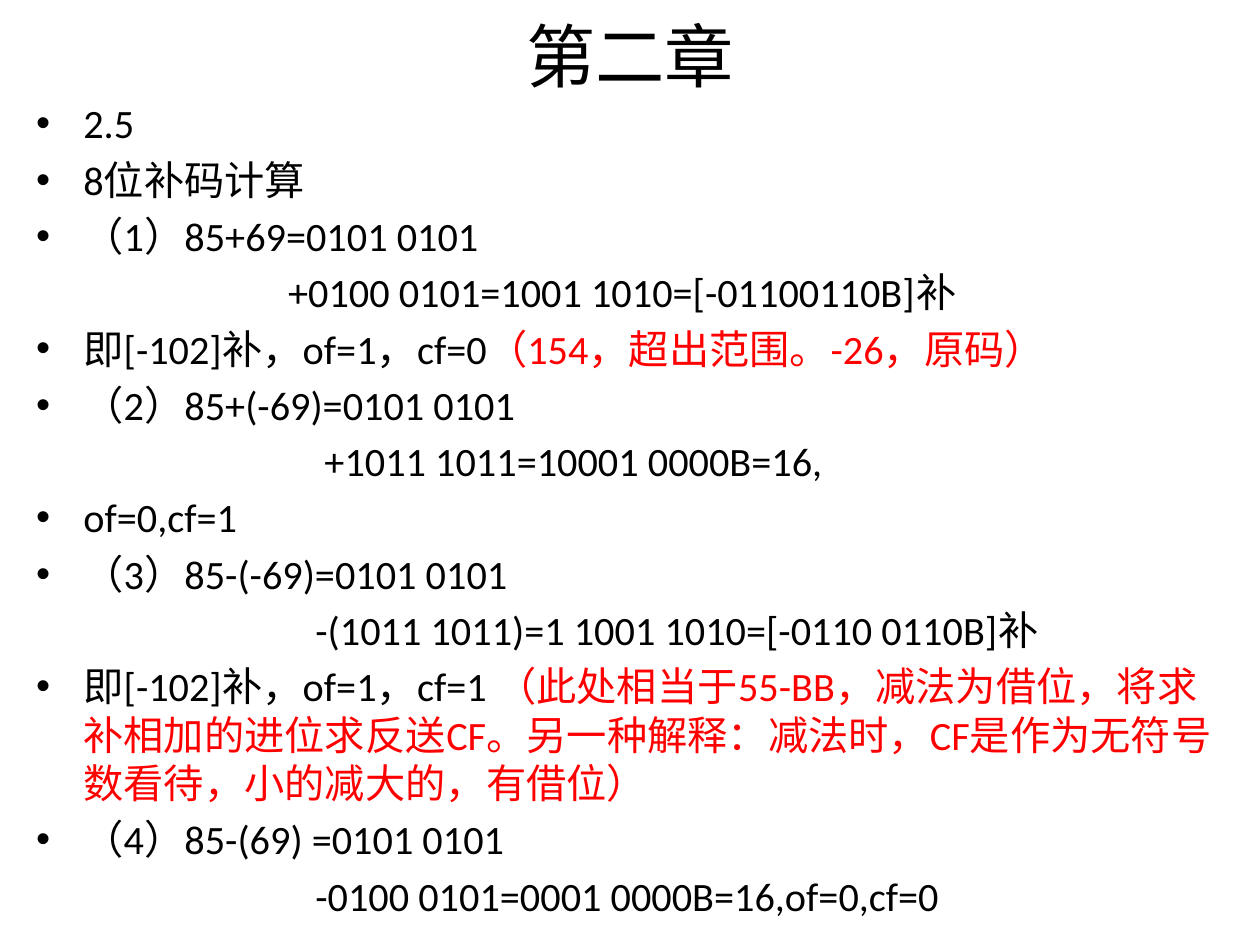
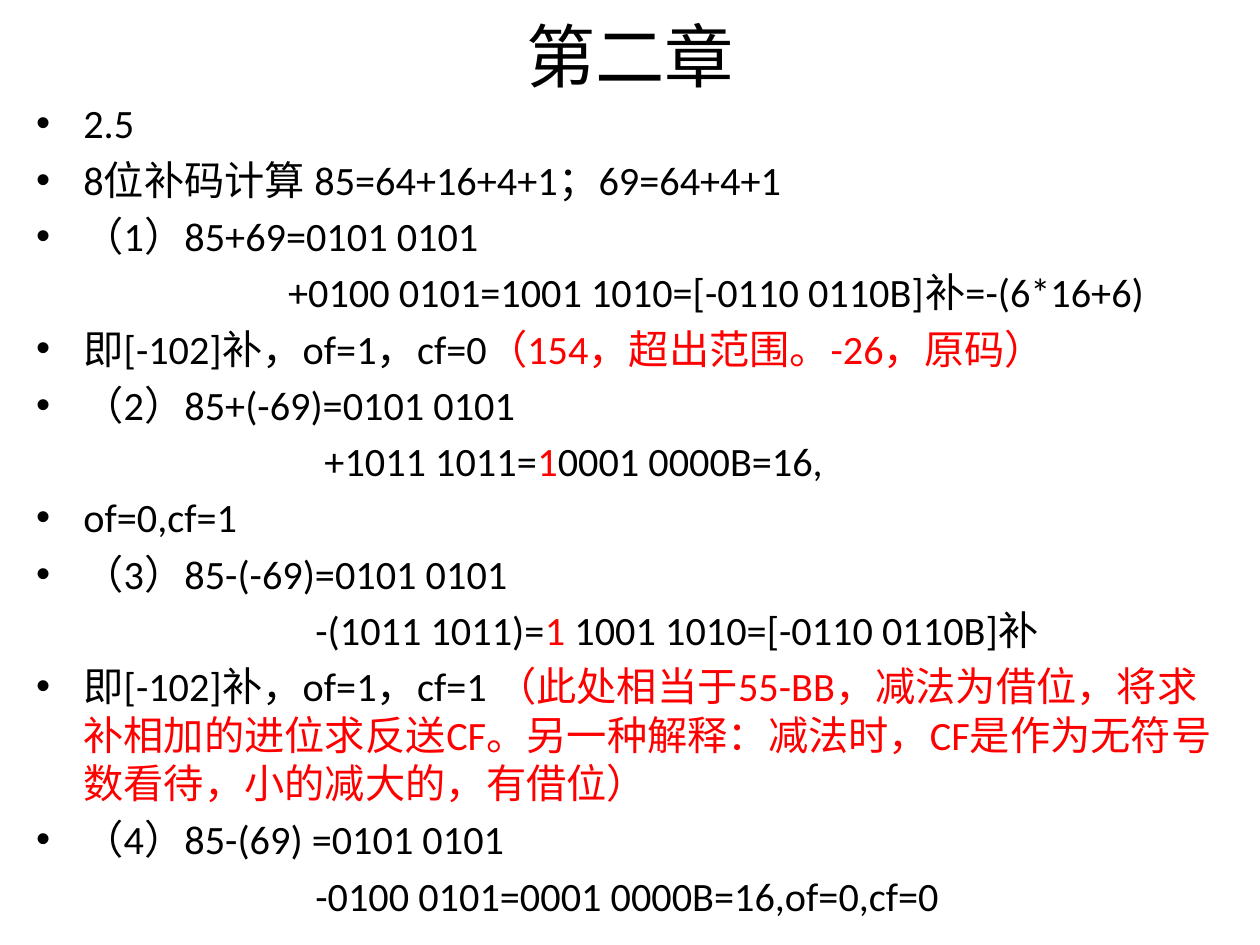
Before and after one commit to 3210448723/HnustExam, a slide deck: slide 3 of 汇编语言/汇编作业-有自己的修改.pptx. Drawn at 1260x945 pixels with LibreOffice and Linux fonts; fonts in the diff are those of the drawing. Boxes give left, top, right and bottom in pixels: in the first picture for what was removed or moved away, otherwise in the second. Text is boxed around its words. In the diff, an @@ line names an element or a change of style, - is before the commit and + after.

```diff
--- a/汇编语言/汇编作业-有自己的修改.pptx
+++ b/汇编语言/汇编作业-有自己的修改.pptx
@@ text at (x1=83, y1=161, x2=781, y2=201): text changed @@
-• 8位补码计算
+• 8位补码计算 85=64+16+4+1；69=64+4+1
@@ text at (x1=288, y1=273, x2=1144, y2=313): text changed @@
-+0100 0101=1001 1010=[-01100110B]补
++0100 0101=1001 1010=[-0110 0110B]补=-(6*16+6)
@@ text at (x1=315, y1=448, x2=1039, y2=651): text colour #000000 to #FF0000 in "1011=10001", "1011)=1" @@
```
Also in this commit, not shown: 13 other slides changed.
